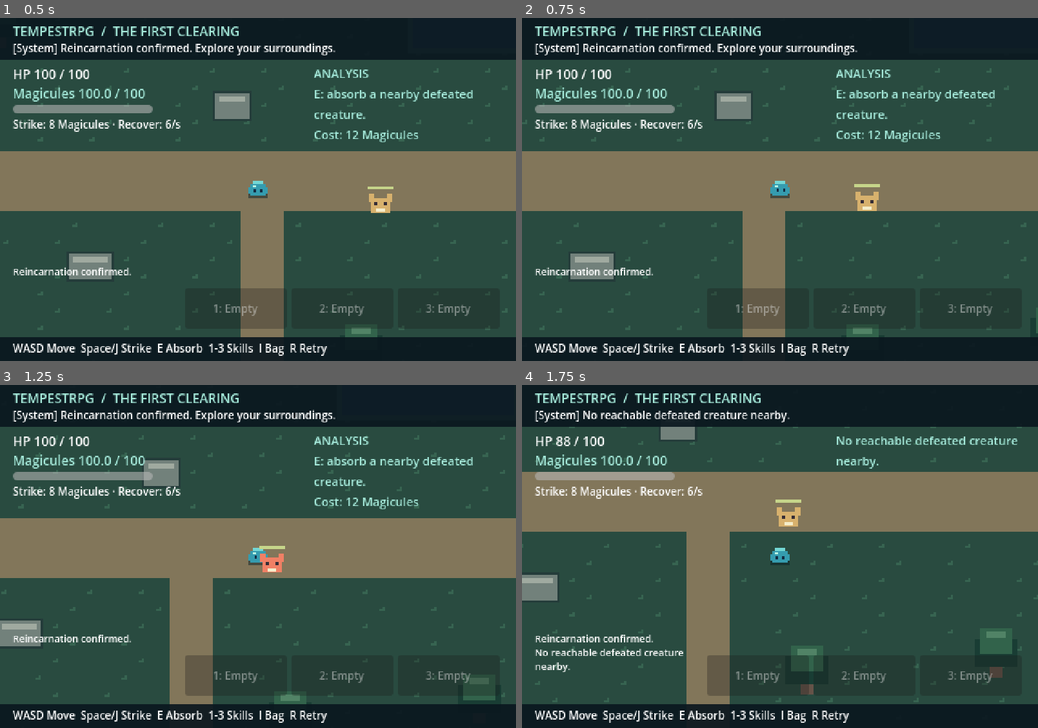
Above: before the commit, frames 1-4 (two rows, left to right).
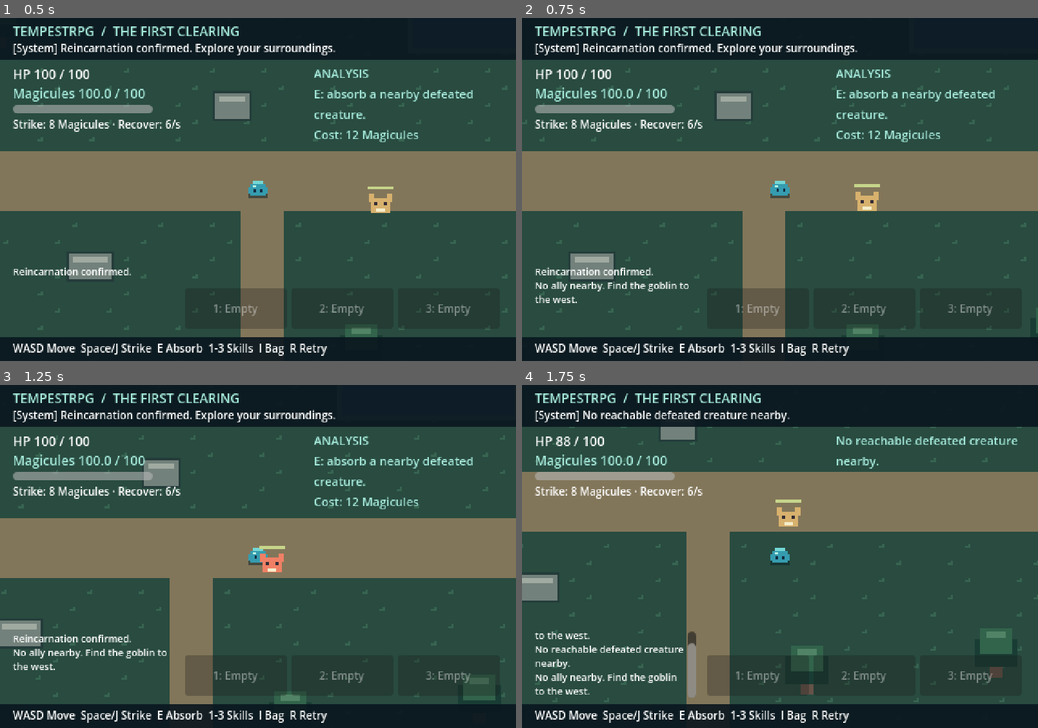
Above: after the commit, the same moments.

Repository: qiragames/tempestrpg
Game: Godot game, scene res://scenes/world/forest.tscn
The game is run twice, just before and just after one commit, with the same random seed, the same clock (stepped at 60 frames per second) and the same inputs.
Inputs (mouse positions are in pixels of both pictures, inside the frame that each line leads up to):
- Up to frame 1 (0.5 s): no input
- Up to frame 2 (0.75 s): tap Enter at 0.5 s; move the mouse to (893, 172) at 0.52 s; hold D (move_right) from 0.53 s (still down); hold F (interact, bound only after the commit) from 0.53 s (still down); click (893, 172) at 0.67 s
- Up to frame 3 (1.25 s): keep holding D (move_right); keep holding F (interact, bound only after the commit)
- Up to frame 4 (1.75 s): move the mouse to (676, 573) at 1.27 s; release D (move_right) at 1.28 s; release F (interact, bound only after the commit) at 1.28 s; hold S (move_down) from 1.28 s (still down); tap E (absorb) at 1.35 s; tap F (interact, bound only after the commit) at 1.55 s

Frame 1 is identical in both runs. In frame 2, 0.4% of the frame differs, in the area x 2-33%, y 76-84%; in frame 3, 0.4%; in frame 4, 1.7%, in the area x 2-34%, y 71-92%.

Commit message:
Add recruitable goblin, persistent ownership, and multiplayer ally claims

Diff:
--- a/project.godot
+++ b/project.godot
@@ -26,6 +26,11 @@
 environment/defaults/default_clear_color=Color(0.05, 0.09, 0.1, 1)
 
 [input]
+
+interact={
+"deadzone": 0.2,
+"events": [Object(InputEventKey,"physical_keycode":70)]
+}
 
 inventory={
 "deadzone": 0.2,
--- /dev/null
+++ b/scenes/allies/goblin_ally.tscn
@@ -0,0 +1,13 @@
+[gd_scene load_steps=3 format=3]
+[ext_resource type="Script" path="res://scripts/allies/goblin_ally.gd" id="1"]
+[sub_resource type="CircleShape2D" id="Shape"]
+radius = 5.0
+
+[node name="GoblinAlly" type="CharacterBody2D"]
+motion_mode = 1
+collision_layer = 8
+collision_mask = 1
+script = ExtResource("1")
+
+[node name="CollisionShape2D" type="CollisionShape2D" parent="."]
+shape = SubResource("Shape")
--- a/scenes/world/forest.tscn
+++ b/scenes/world/forest.tscn
@@ -1,9 +1,10 @@
-[gd_scene load_steps=5 format=3]
+[gd_scene load_steps=6 format=3]
 
 [ext_resource type="Script" path="res://scripts/world/forest.gd" id="1"]
 [ext_resource type="PackedScene" path="res://scenes/player/player.tscn" id="2"]
 [ext_resource type="PackedScene" path="res://scenes/enemies/forest_gnasher.tscn" id="3"]
 [ext_resource type="Script" path="res://scripts/ui/game_hud.gd" id="4"]
+[ext_resource type="PackedScene" path="res://scenes/allies/goblin_ally.tscn" id="5"]
 
 [node name="Forest" type="Node2D"]
 script = ExtResource("1")
@@ -103,3 +104,6 @@
 step = 0.001
 show_percentage = false
 mouse_filter = 2
+
+[node name="GoblinAlly" parent="." instance=ExtResource("5")]
+position = Vector2(220, 360)
--- /dev/null
+++ b/scripts/allies/goblin_ally.gd
@@ -0,0 +1,57 @@
+extends CharacterBody2D
+## Citizens belong to stable character IDs; disconnecting never transfers ownership.
+const AUTHORITY := preload("res://scripts/network/authority.gd")
+const INTERACTION_RANGE := 40.0
+@export var entity_id: String = "ally_goblin_1"
+var owner_id: String = ""
+var display_name: String = ""
+var race: String = "Goblin"
+var maximum_hp: int = 30
+var power: int = 4
+var follow_speed: float = 45.0
+
+func _ready() -> void:
+    add_to_group("allies")
+
+func can_reach(actor: Node2D) -> bool:
+    if actor.global_position.distance_to(global_position) > INTERACTION_RANGE:
+        return false
+    var ray := PhysicsRayQueryParameters2D.create(actor.global_position, global_position, 1)
+    return get_world_2d().direct_space_state.intersect_ray(ray).is_empty()
+
+func threat_cleared() -> bool:
+    var threat = get_parent().entity_by_id("gnasher_1")
+    return threat == null or threat.get_node("Health").current <= 0
+
+func try_recruit(actor: Node2D) -> bool:
+    if not AUTHORITY.can_mutate(self) or not owner_id.is_empty() or actor.get_node("Health").current <= 0 or not can_reach(actor):
+        return false
+    var session := get_node("/root/GameSession")
+    if not threat_cleared():
+        session.notify_character(actor.character_id, "The goblin fears the clearing's Gnasher. Defeat it first.")
+        return false
+    owner_id = actor.character_id
+    queue_redraw()
+    session.notify_character(owner_id, "A nameless goblin has joined you.")
+    session.queue_save()
+    return true
+
+func _physics_process(_delta: float) -> void:
+    if not AUTHORITY.can_mutate(self):
+        return
+    velocity = Vector2.ZERO
+    var owner = get_parent().player_by_id(owner_id)
+    if owner != null and owner.get_node("Health").current > 0 and global_position.distance_to(owner.global_position) > 28.0:
+        velocity = global_position.direction_to(owner.global_position) * follow_speed
+        move_and_slide()
+
+func _draw() -> void:
+    draw_rect(Rect2(-5, -12, 10, 9), Color("759954"))
+    draw_rect(Rect2(-8, -10, 3, 4), Color("759954"))
+    draw_rect(Rect2(5, -10, 3, 4), Color("759954"))
+    draw_rect(Rect2(-5, -3, 10, 9), Color("7d6850"))
+    draw_rect(Rect2(-4, 6, 3, 4), Color("3d4538"))
+    draw_rect(Rect2(1, 6, 3, 4), Color("3d4538"))
+    draw_rect(Rect2(-3, -8, 2, 2), Color("172f32"))
+    draw_rect(Rect2(1, -8, 2, 2), Color("172f32"))
+    draw_circle(Vector2(0, 13), 2, Color("71e4d4") if not owner_id.is_empty() else Color("d7b16d"))
--- a/scripts/network/game_session.gd
+++ b/scripts/network/game_session.gd
@@ -299,6 +299,12 @@
         return true
     if actor.get_node("Health").current <= 0:
         return false
+    if action == "recruit":
+        if payload.size() != 1 or not payload.get("id") is String or payload.id.length() > 64:
+            rejected_requests += 1
+            return false
+        var ally = world.entity_by_id(payload.id)
+        return ally.try_recruit(actor) if ally != null and ally.is_in_group("allies") else false
     if action == "discard":
         if payload.size() != 1 or not payload.get("id") is String or payload.id.length() > 64:
             rejected_requests += 1
--- a/scripts/persistence/save_store.gd
+++ b/scripts/persistence/save_store.gd
@@ -1,7 +1,7 @@
 extends RefCounted
 ## Validate before applying; temp + rename replaces the primary atomically.
 
-const VERSION := 1
+const VERSION := 2
 const MAX_BYTES := 4 * 1024 * 1024
 const CODEC := preload("res://scripts/persistence/state_codec.gd")
 
@@ -106,6 +106,16 @@
     if not data.get("enemies") is Array or data.enemies.size() > 1024 or not data.get("pickups") is Array or data.pickups.size() > 1024:
         return false
     var ids: Dictionary = {}
+    if not data.get("allies") is Array or data.allies.size() > 256:
+        return false
+    for ally in data.allies:
+        if not ally is Dictionary or not _id(ally.get("id")) or ids.has(ally.id) or not _position(ally.get("position")) or not _id(ally.get("owner"), true):
+            return false
+        if not ally.owner.is_empty() and not data.players.has(ally.owner):
+            return false
+        if ally.get("name") != "" or ally.get("race") != "Goblin" or ally.get("maximum_hp") != 30 or ally.get("power") != 4 or ally.get("speed") != 45:
+            return false
+        ids[ally.id] = true
     for enemy in data.enemies:
         if not enemy is Dictionary or not _id(enemy.get("id")) or ids.has(enemy.id) or enemy.get("kind") != "gnasher" or not _position(enemy.get("position")) or not _position(enemy.get("home")):
             return false
@@ -128,13 +138,17 @@
         if not data.get("players") is Dictionary:
             return null
         data = data.duplicate(true)
-        data.version = VERSION
+        data.version = 1
         data["progression"] = data.get("progression", {"quests": {}, "settlements": {}, "world_time": 0.0})
         for state in data.get("players", {}).values():
             if not state is Dictionary or not state.get("skill_ids", []) is Array:
                 return null
             state["progression"] = state.get("progression", {"level": 1, "experience": 0, "race": "Slime", "quests": {}, "equipment": {}})
             state["slots"] = state.get("slots", [state.get("skill_ids", [])[0] if not state.get("skill_ids", []).is_empty() else "", "", ""])
+    if data.get("version") == 1:
+        data = data.duplicate(true)
+        data.version = VERSION
+        data["allies"] = data.get("allies", [{"id": "ally_goblin_1", "position": [220.0, 360.0], "owner": "", "name": "", "race": "Goblin", "maximum_hp": 30, "power": 4, "speed": 45.0}])
     return data
 
 static func _read(path: String) -> Dictionary:
--- a/scripts/persistence/state_codec.gd
+++ b/scripts/persistence/state_codec.gd
@@ -80,6 +80,7 @@
 static func capture_entities(world: Node2D) -> Dictionary:
     var enemies: Array = []
     var pickups: Array = []
+    var allies: Array = []
     for node in world.get_children():
         if node.is_queued_for_deletion():
             continue
@@ -88,10 +89,28 @@
             enemies.append({"id": node.entity_id, "kind": "gnasher", "position": vector(node.position), "home": vector( …(259 unchanged characters)…
         elif node.is_in_group("magicule_pickups"):
             pickups.append({"id": node.entity_id, "position": vector(node.position), "amount": node.amount})
-    return {"enemies": enemies, "pickups": pickups}
+        elif node.is_in_group("allies"):
+            allies.append({"id": node.entity_id, "position": vector(node.position), "owner": node.owner_id, "name": node.display_name, "race": node.race, "maximum_hp": node.maximum_hp, "power": node.power, "speed": node.follow_speed})
+    return {"enemies": enemies, "pickups": pickups, "allies": allies}
 
 static func apply_entities(world: Node2D, data: Dictionary, replica: bool) -> void:
     var wanted: Dictionary = {}
+    for state in data.get("allies", []):
+        wanted[state.id] = true
+        var ally = world.entity_by_id(state.id)
+        if ally == null:
+            ally = load("res://scenes/allies/goblin_ally.tscn").instantiate()
+            ally.entity_id = state.id
+            world.add_child(ally)
+        ally.position = to_vector(state.position)
+        ally.owner_id = state.owner
+        ally.display_name = state.name
+        ally.race = state.race
+        ally.maximum_hp = int(state.maximum_hp)
+        ally.power = int(state.power)
+        ally.follow_speed = state.speed
+        ally.set_physics_process(not replica)
+        ally.queue_redraw()
     for state in data.enemies:
         wanted[state.id] = true
         var actor = world.entity_by_id(state.id)
@@ -133,6 +152,6 @@
         pickup.amount = state.amount
         pickup.set_physics_process(not replica)
     for node in world.get_children():
-        if (node.is_in_group("enemies") or node.is_in_group("magicule_pickups")) and not wanted.has(node.entity_id):
+        if (node.is_in_group("enemies") or node.is_in_group("magicule_pickups") or node.is_in_group("allies")) and not wanted.has(node.entity_id):
             world.remove_child(node)
             node.queue_free()
--- /dev/null
+++ b/scripts/ui/ally_dialog.gd
@@ -0,0 +1,85 @@
+extends Panel
+## UI sends an entity ID only; the host validates the actual interacting character.
+var ally_id: String = ""
+var _title: Label
+var _details: Label
+var _recruit: Button
+var _close: Button
+var _paused_before: bool = false
+@onready var hud = get_parent()
+@onready var session: Node = get_node("/root/GameSession")
+
+func _ready() -> void:
+    position = Vector2(70, 120)
+    size = Vector2(340, 150)
+    add_theme_stylebox_override("panel", hud._panel_style())
+    _title = hud._label("NAMELESS GOBLIN", Vector2(12, 10), Vector2(260, 24), self, 14)
+    _details = hud._label("", Vector2(12, 39), Vector2(316, 66), self, 11)
+    _recruit = hud._button("Recruit", Vector2(12, 108), Vector2(170, 28), self)
+    _recruit.pressed.connect(func(): session.request_action("recruit", {"id": ally_id}))
+    _close = hud._button("Close", Vector2(190, 108), Vector2(138, 28), self)
+    _close.pressed.connect(close_dialog)
+    hide()
+
+func open_nearest() -> void:
+    if hud.menu_open() or hud.player.get_node("Health").current <= 0:
+        return
+    var closest: Node2D
+    var distance: float = 40.1
+    for candidate in get_tree().get_nodes_in_group("allies"):
+        var current: float = hud.player.global_position.distance_to(candidate.global_position)
+        if current <= 40.0 and current < distance:
+            closest = candidate
+            distance = current
+    if closest == null:
+        hud.record_event("No ally nearby. Find the goblin to the west.")
+        return
+    ally_id = closest.entity_id
+    _paused_before = get_tree().paused
+    if session.active:
+        hud.player.input_blocked = true
+        session.request_action("menu", {"open": true})
+    else:
+        get_tree().paused = true
+    show()
+    _refresh()
+    _close.grab_focus()
+
+func _process(_delta: float) -> void:
+    if visible:
+        _refresh()
+
+func _refresh() -> void:
+    var ally = hud.get_parent().entity_by_id(ally_id)
+    if ally == null:
+        close_dialog()
+        return
+    var ours: bool = ally.owner_id == hud.player.character_id
+    _title.text = "NAMELESS GOBLIN" if ally.display_name.is_empty() else ally.display_name
+    _details.text = "%s · HP %d · Power %d\n%s" % [ally.race, ally.maximum_hp, ally.power, "Joined you. The goblin will follow." if ours else "Already follows another player." if not ally.owner_id.is_empty() else "Defeat the clearing's Gnasher, then offer your friendship."]
+    _recruit.text = "Ally recruited" if ours else "Recruit"
+    _recruit.disabled = not ally.owner_id.is_empty() or not ally.can_reach(hud.player) or not ally.threat_cleared() or hud.player.get_node("Health").current <= 0
+
+func close_dialog() -> void:
+    if not visible:
+        return
+    hide()
+    if session.active:
+        hud.player.input_blocked = false
+        session.request_action("menu", {"open": false})
+    get_tree().paused = _paused_before
+
+func _unhandled_input(event: InputEvent) -> void:
+    if event.is_action_pressed("interact") and not event.is_echo():
+        if visible:
+            close_dialog()
+        else:
+            open_nearest()
+        get_viewport().set_input_as_handled()
+    elif visible and event.is_action_pressed("ui_cancel"):
+        close_dialog()
+        get_viewport().set_input_as_handled()
+
+func _exit_tree() -> void:
+    if visible:
+        get_tree().paused = _paused_before
--- a/scripts/ui/game_hud.gd
+++ b/scripts/ui/game_hud.gd
@@ -14,6 +14,7 @@
 var _entries: Array = []
 var _selection: StringName = &""
 var _paused_before_open: bool = false
+var _ally_dialog: Panel
 @onready var player = get_parent().get_node("Player")
 @onready var inventory = player.get_node("Inventory")
 
@@ -26,6 +27,11 @@
     _refresh_inventory()
     record_event("Reincarnation confirmed.")
     _build_session_panel()
+    _ally_dialog = load("res://scripts/ui/ally_dialog.gd").new()
+    add_child(_ally_dialog)
+
+func menu_open() -> bool:
+    return _modal.visible or _session_panel.visible or (is_instance_valid(_ally_dialog) and _ally_dialog.visible)
 
 func bind_player(actor: Node2D) -> void:
     if player == actor:
@@ -168,7 +174,7 @@
     _discard.disabled = false
 
 func open_inventory() -> void:
-    if _modal.visible:
+    if menu_open():
         return
     _paused_before_open = get_tree().paused
     if session.active:
@@ -191,6 +197,8 @@
 func _unhandled_input(event: InputEvent) -> void:
     if event is InputEventKey and event.pressed and not event.echo:
         if event.keycode == KEY_F8:
+            if _modal.visible or _ally_dialog.visible:
+                return
             _session_panel.visible = not _session_panel.visible
             player.input_blocked = _session_panel.visible
             if session.active:
--- a/scripts/world/forest.gd
+++ b/scripts/world/forest.gd
@@ -82,7 +82,7 @@
     if id.is_empty():
         return null
     for actor in get_children():
-        if (actor.is_in_group("enemies") or actor.is_in_group("magicule_pickups")) and actor.entity_id == id and not actor.is_queued_for_deletion():
+        if (actor.is_in_group("enemies") or actor.is_in_group("magicule_pickups") or actor.is_in_group("allies")) and actor.entity_id == id and not actor.is_queued_for_deletion():
             return actor
     return null
 
--- /dev/null
+++ b/tests/allies.gd
@@ -0,0 +1,91 @@
+extends SceneTree
+const CODEC := preload("res://scripts/persistence/state_codec.gd")
+const STORE := preload("res://scripts/persistence/save_store.gd")
+var checks: int = 0
+var failures: int = 0
+
+func _initialize() -> void:
+    call_deferred("_run")
+
+func _check(ok: bool, message: String) -> void:
+    checks += 1
+    if not ok:
+        failures += 1
+        push_error(message)
+
+func _frames(count: int) -> void:
+    for _i in range(count):
+        await physics_frame
+        await process_frame
+
+func _run() -> void:
+    var world: Node2D = load("res://scenes/world/forest.tscn").instantiate()
+    root.add_child(world)
+    current_scene = world
+    var session: Node = root.get_node("GameSession")
+    var player = world.get_local_player()
+    var ally = world.get_node("GoblinAlly")
+    player.position = Vector2(190, 360)
+    await _frames(3)
+    _check(InputMap.has_action("interact"), "Interaction must have a key binding")
+    _check(ally.owner_id.is_empty() and ally.race == "Goblin", "Ally starts nameless and unclaimed")
+    _check(not session.apply_action(player, "recruit", {"id": ally.entity_id}), "Live clearing threat must block recruitment")
+    world.get_node("ForestGnasher/Health").take_damage(999)
+    await _frames(3)
+    player.position = Vector2(100, 360)
+    _check(not ally.try_recruit(player), "Recruitment must require proximity")
+    player.position = Vector2(190, 360)
+    world._add_obstacle(Rect2(203, 340, 2, 40))
+    var wall := world.get_child(world.get_child_count() - 1)
+    await _frames(3)
+    _check(not ally.try_recruit(player), "Terrain must block recruitment")
+    wall.queue_free()
+    await _frames(3)
+    var reserves: float = player.get_node("Magicules").current
+    _check(session.apply_action(player, "recruit", {"id": ally.entity_id}) and ally.owner_id == "host", "Host action must assign stable character ownership")
+    _check(player.get_node("Magicules").current == reserves and ally.display_name.is_empty(), "Friendship itself costs no Magicules and does not name the ally")
+    _check(not ally.try_recruit(player), "Recruitment cannot run twice")
+    var guest = load("res://scenes/player/player.tscn").instantiate()
+    guest.character_id = "guest"
+    guest.local_controlled = false
+    guest.position = ally.position
+    world.add_child(guest)
+    _check(not ally.try_recruit(guest) and ally.owner_id == "host", "Another player cannot steal a claimed ally")
+    var before: Vector2 = ally.position
+    player.position = Vector2(300, 360)
+    await _frames(30)
+    _check(ally.position.x > before.x + 10, "Ally must follow its owner")
+    world.remove_child(player)
+    before = ally.position
+    await _frames(20)
+    _check(ally.position.is_equal_approx(before) and ally.owner_id == "host", "Disconnected owner must leave an idle ally with ownership retained")
+    world.add_child(player)
+    world.bind_local_player(player)
+    guest.queue_free()
+    await _frames(3)
+    var data := CODEC.capture_entities(world)
+    data.merge({"version": STORE.VERSION, "world_id": "ally_world", "players": {"host": CODEC.capture_player(player)}, "progression": world.progression.duplicate(true)})
+    _check(STORE.validate(data), "Allied entity state must pass save validation")
+    var saved_position: Vector2 = ally.position
+    ally.owner_id = ""
+    ally.position = Vector2(500, 360)
+    CODEC.apply_entities(world, data, false)
+    _check(ally.owner_id == "host" and ally.position.is_equal_approx(saved_position), "Save restoration must retain the ally and position")
+    var invalid := data.duplicate(true)
+    invalid.allies[0].owner = "unknown_player"
+    _check(not STORE.validate(invalid), "Unknown saved owner must be rejected")
+    var legacy := data.duplicate(true)
+    legacy.version = 1
+    legacy.erase("allies")
+    var migrated: Variant = STORE.migrate(legacy)
+    _check(STORE.validate(migrated) and migrated.allies.size() == 1 and migrated.allies[0].owner == "", "Existing version-1 worlds must gain the unclaimed ally through migration")
+    player.position = ally.position - Vector2(30, 0)
+    var hud = world.get_node("HUD")
+    hud._ally_dialog.open_nearest()
+    _check(paused and hud._ally_dialog.visible and hud._ally_dialog._details.text.contains("Joined you"), "Interaction UI must show actual ownership and pause only offline")
+    hud.open_inventory()
+    _check(not hud._modal.visible, "Inventory must not stack over the ally dialog")
+    hud._ally_dialog.close_dialog()
+    _check(not paused, "Closing dialogue must restore gameplay")
+    print("Ally checks: %d passed, %d failed" % [checks - failures, failures])
+    quit(1 if failures else 0)
--- a/tests/network_peer.gd
+++ b/tests/network_peer.gd
@@ -71,6 +71,7 @@
             world.get_node("ForestGnasher").position = Vector2(510, 340)
             world.get_node("ForestGnasher").home = Vector2(510, 340)
             world.get_node("ForestGnasher/Health").current = 10
+            world.get_node("GoblinAlly").position = Vector2(510, 340)
         for actor in world.get_children():
             if actor.is_in_group("enemies"):
                 actor.set_physics_process(false)
@@ -109,7 +110,7 @@
         return
     if options.get("case") == "resume":
         await _wait(0.3)
-        _report({"state": CODEC.capture_player(world.get_local_player()), "world": session.latest_snapshot.progression})
+        _report({"state": CODEC.capture_player(world.get_local_player()), "world": session.latest_snapshot.progression, "allies": session.latest_snapshot.allies})
         session.stop_session(false)
         quit(0)
         return
@@ -131,6 +132,8 @@
     session._move_input.rpc_id(1, Vector2(NAN, 0))
     session.request_action("absorb")
     await _wait(1.6)
+    session.request_action("recruit", {"id": "ally_goblin_1"})
+    await _wait(0.2)
     var hud = world.get_node("HUD")
     hud.open_inventory()
     var time_before: float = session.latest_snapshot.progression.world_time
@@ -142,6 +145,6 @@
     var secrets_absent: bool = true
     for state in snapshot.players.values():
         secrets_absent = secrets_absent and not state.has("token_hash")
-    _report({"moved": moved, "guards": guards, "menu_local": local_menu, "no_credentials": secrets_absent, "state": CODEC.capture_player(actor)})
+    _report({"moved": moved, "guards": guards, "menu_local": local_menu, "no_credentials": secrets_absent, "state": CODEC.capture_player(actor), "allies": snapshot.allies})
     session.stop_session(false)
     quit(0)
--- a/tests/persistence.gd
+++ b/tests/persistence.gd
@@ -30,7 +30,7 @@
     await process_frame
     await process_frame
     var saved := CODEC.capture_entities(world)
-    saved.merge({"version": 1, "world_id": "world_test", "players": {"host": CODEC.capture_player(player)}, "progression": {"quests": {"village": 1}, "settlements": {"camp": {"wood": 12}}, "world_time": 50.0}})
+    saved.merge({"version": STORE.VERSION, "world_id": "world_test", "players": {"host": CODEC.capture_player(player)}, "progression": {"quests": {"village": 1}, "settlements": {"camp": {"wood": 12}}, "world_time": 50.0}})
     _check(STORE.validate(saved), "Complete state must validate")
     var folder := "/tmp/tempestrpg-save-test-" + Crypto.new().generate_random_bytes(16).hex_encode()
     var path := folder + "/world.json"
Not shown, added: scripts/allies/goblin_ally.gd.uid
Not shown, added: scripts/ui/ally_dialog.gd.uid
Not shown, added: tests/allies.gd.uid
Not shown, changed: ROADMAP.md
